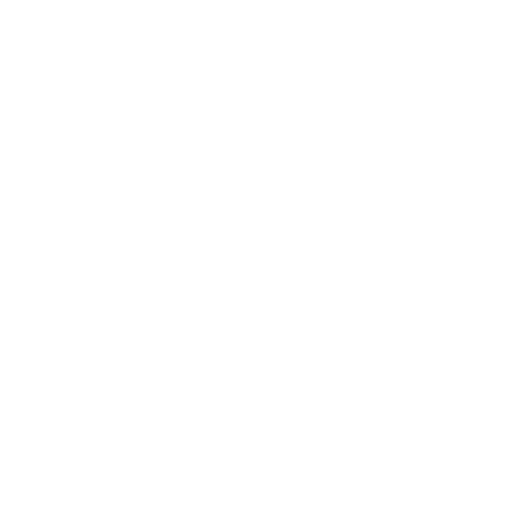
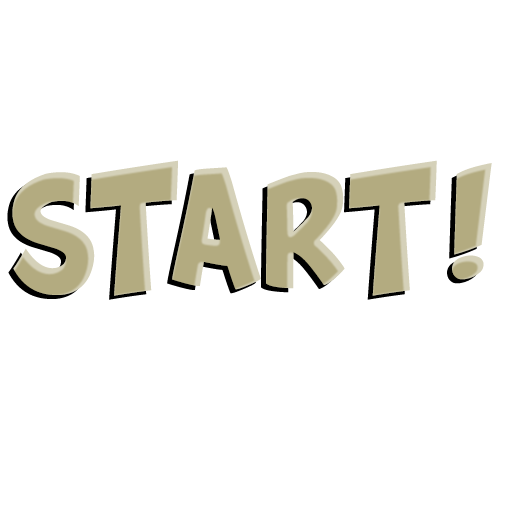
The second 512 × 512 image is a revision of the first. Changes to its layers:
hid "images" (1st of 2) over [18,160,492,300]
added layer "START!" above "VSV" over [12,160,492,296]
